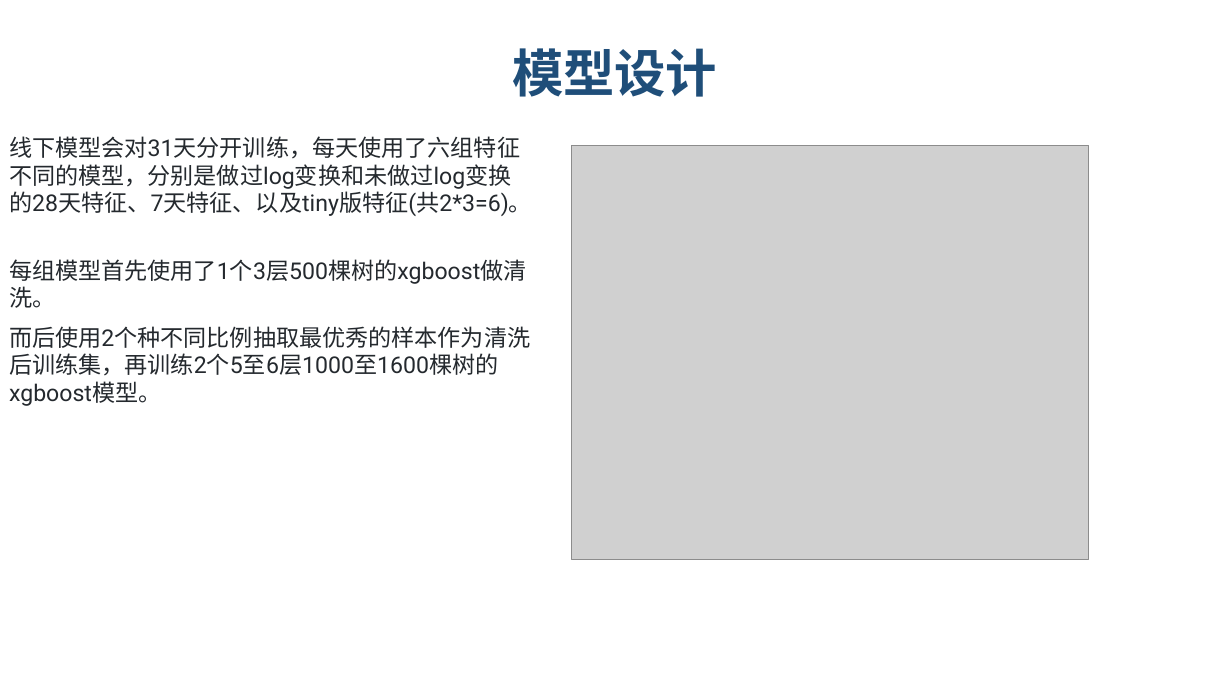
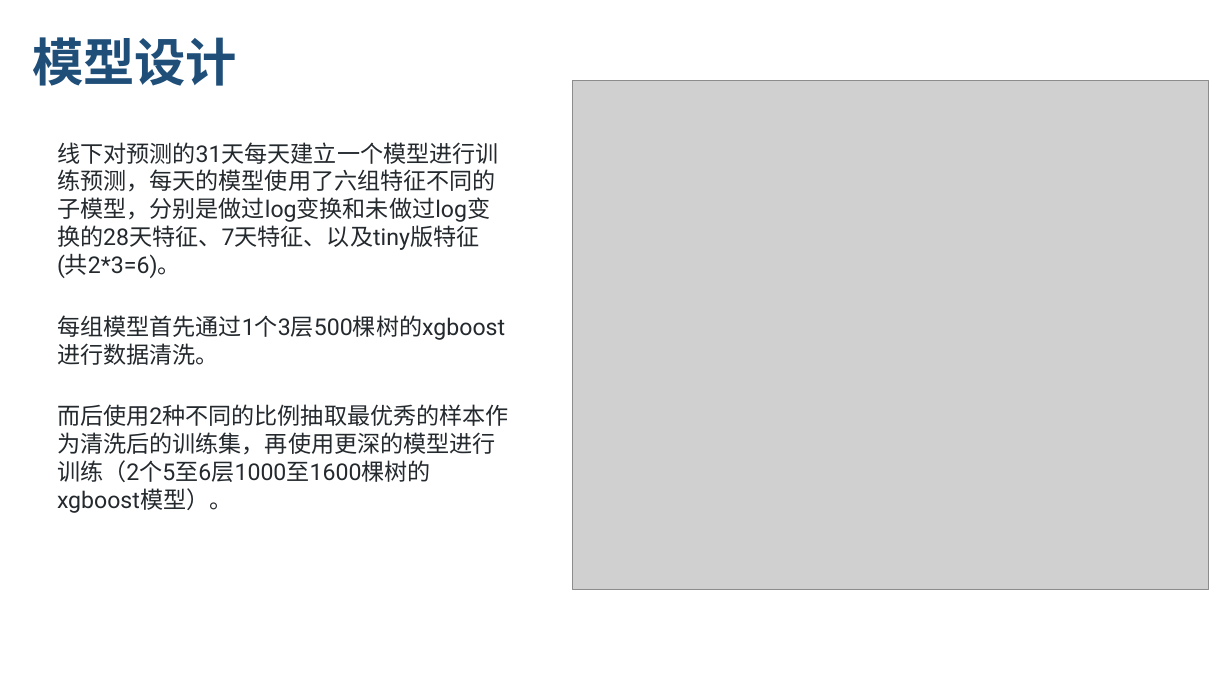
Before and after one commit to lvniqi/tianchi_power, a slide deck: slide 11 of presentation.pptx. Drawn at 1232x693 pixels with LibreOffice and Linux fonts; fonts in the diff are those of the drawing; grey boxes stand for pictures; background and template pictures are left out. Boxes give left, top, right and bottom in pixels: in the first picture for what was removed or moved away, otherwise in the second. Text is boxed around its words. In the diff, an @@ line names an element or a change of style, - is before the commit and + after.

```diff
--- a/presentation.pptx
+++ b/presentation.pptx
@@ text "模型设计": place and size @@
-text "模型设计" at <box>512,48,717,97</box>
+text "模型设计" at <box>32,37,237,86</box>
@@ picture: place and size @@
-picture at <box>571,145,1089,559</box>
+picture at <box>572,80,1209,590</box>
@@ text at <box>57,142,499,278</box>: text changed @@
-线下模型会对31天分开训练，每天使用了六组特征不同的模型，分别是做过log变换和未做过log变换的28天特征、7天特征、以及tiny版特征(共2*3=6)。
+线下对预测的31天每天建立一个模型进行训练预测，每天的模型使用了六组特征不同的子模型，分别是做过log变换和未做过log变换的28天特征、7天特征、以及tiny版特征(共2*3=6)。
@@ text at <box>57,315,505,365</box>: text changed @@
-每组模型首先使用了1个3层500棵树的xgboost做清洗。
+每组模型首先通过1个3层500棵树的xgboost进行数据清洗。
@@ text at <box>57,404,509,513</box>: text changed @@
-而后使用2个种不同比例抽取最优秀的样本作为清洗后训练集，再训练2个5至6层1000至1600棵树的xgboost模型。
+而后使用2种不同的比例抽取最优秀的样本作为清洗后的训练集，再使用更深的模型进行训练（2个5至6层1000至1600棵树的xgboost模型）。
```
Also in this commit, not shown: 21 other slides changed.
